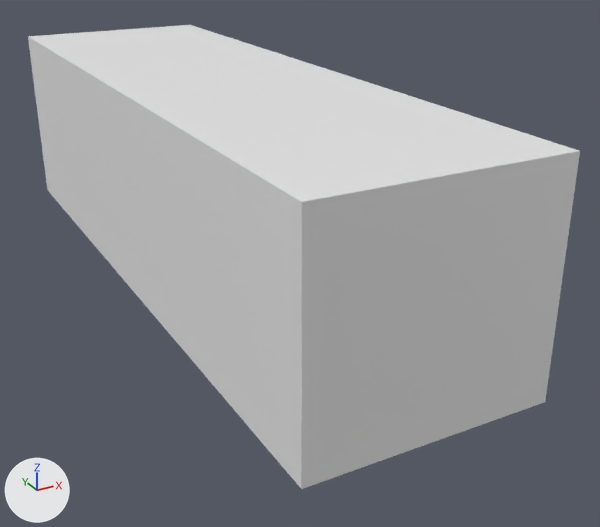
The FBX model client/MapTool/Resource/Mesh/longhouse.FBX: old version first, new version second.
One viewpoint serves both versions: a camera (50 mm lens) standing at (-23.5, -53.9, 26.0) and looking at (3.6, -4.6, 1.4). The axes (+X, +Y, +Z) are drawn at lower left. The lights are the same throughout.
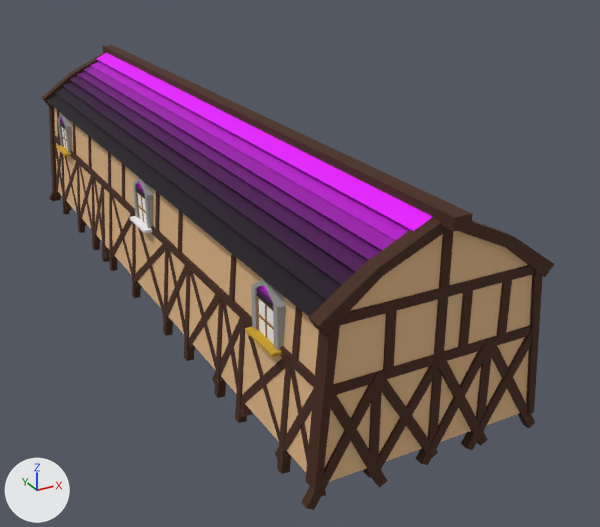
Changed parts and their boxes (x1, y1, x2, y2) in the pictures (600 x 527 px):
'Box137', reshaped, rescaled (7% narrower)
    before: (28, 25, 580, 489)
    after: (41, 45, 555, 510)

Edits to the bpy script that builds the scene:
```text
Add img_longhouse_png:
    img_longhouse_png = load_image('longhouse.png', '../MeshImage/longhouse.png', 256, 256, 'sRGB')
Add mat_material__106:
    mat_material__106 = principled_material('Material #106')
    mat_material__106.texture = img_longhouse_png  # with its transparency
    mat_material__106.roughness = 0.859
Change me_mesh:
    used by ob_box137; location = (0.0, 0.0, 0.0); scale = (0.0436, 0.0557, 0.0293)
    remove me_mesh.from_pydata(...)  # 8 vertices, 6 faces; spans x -180.0..180.0, y -460.0..460.0, z 0.0..500.0
    add me_mesh.from_pydata(...)  # 1692 vertices, 987 faces; spans x -306.0..277.0, y -1058.0..1052.0, z -62.0..515.0
    me_mesh part 1: 8 vertices removed from x -180.0..180.0, y -460.0..460.0, z 0.0..500.0; 1692 vertices added at x -306.0..277.0, y -1058.0..1052.0, z -62.0..515.0
    add me_mesh.materials.append(mat_material__106)  # picture img_longhouse_png
Change ob_box137:
    ob_box137.scale: (0.0436, 0.0557, 0.0293) -> (0.0254, 0.0254, 0.0254)
```
